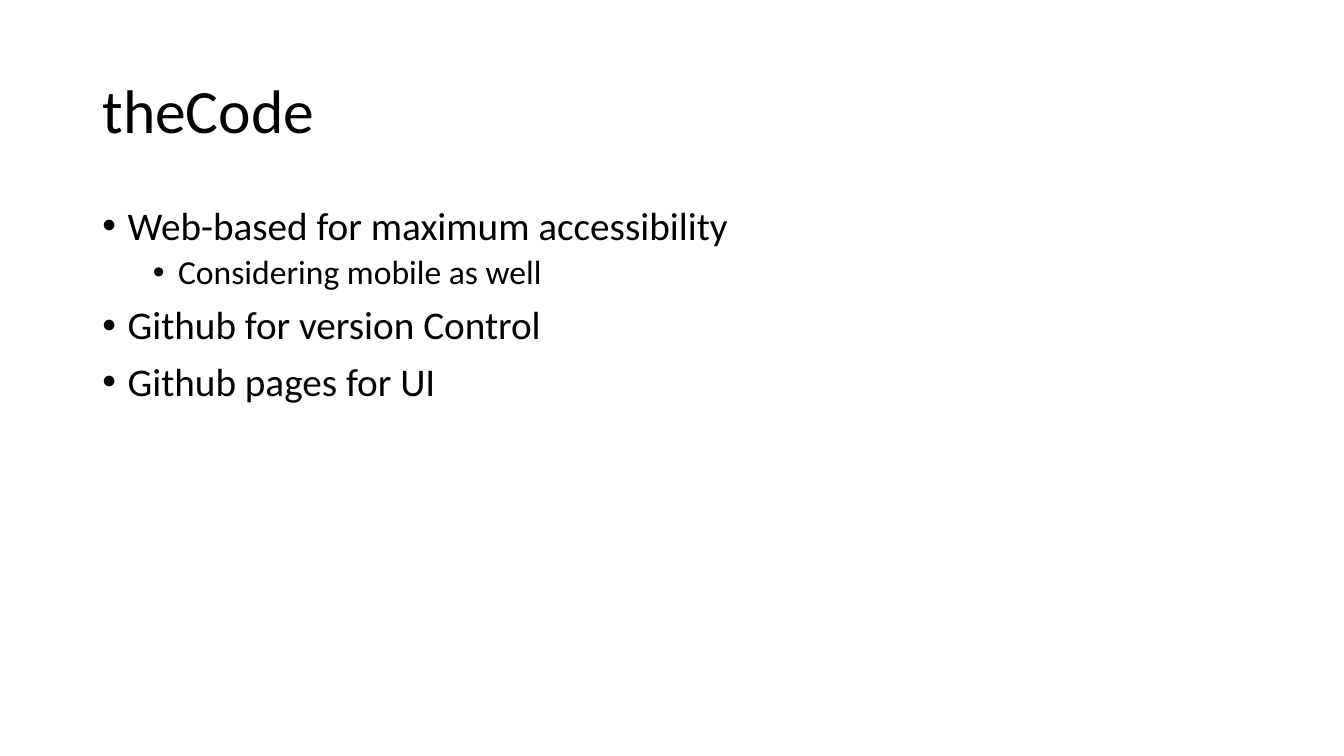
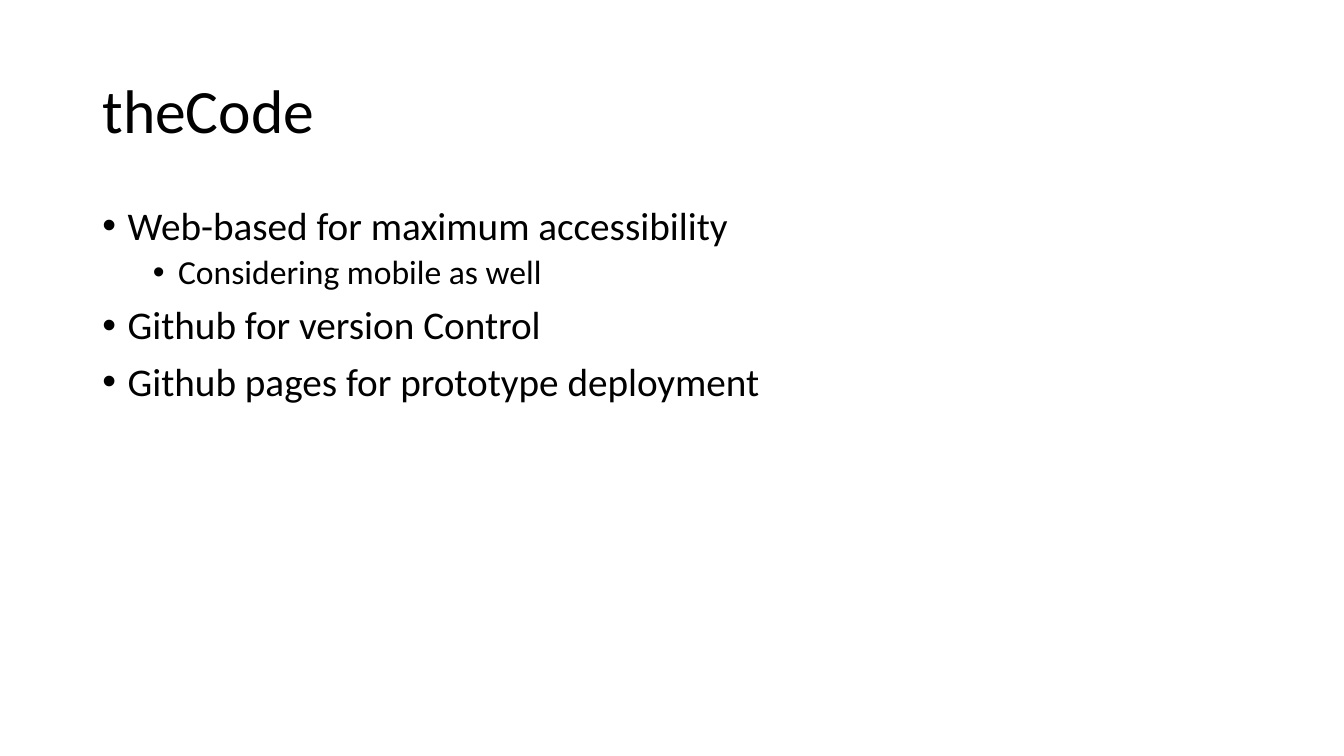
Before and after one commit to cds21199/GirlCode2020-twos-company, a slide deck: slide 5 of Presentation.pptx. Drawn at 1344x756 pixels with LibreOffice and Linux fonts; fonts in the diff are those of the drawing. Boxes give left, top, right and bottom in pixels: in the first picture for what was removed or moved away, otherwise in the second. Text is boxed around its words. In the diff, an @@ line names an element or a change of style, - is before the commit and + after.

Commit message:
Update Presentation.pptx
Small update to reflect prototype

```diff
--- a/Presentation.pptx
+++ b/Presentation.pptx
@@ text at <box>128,368,760,403</box>: text changed @@
-• Github pages for UI
+• Github pages for prototype deployment
```
